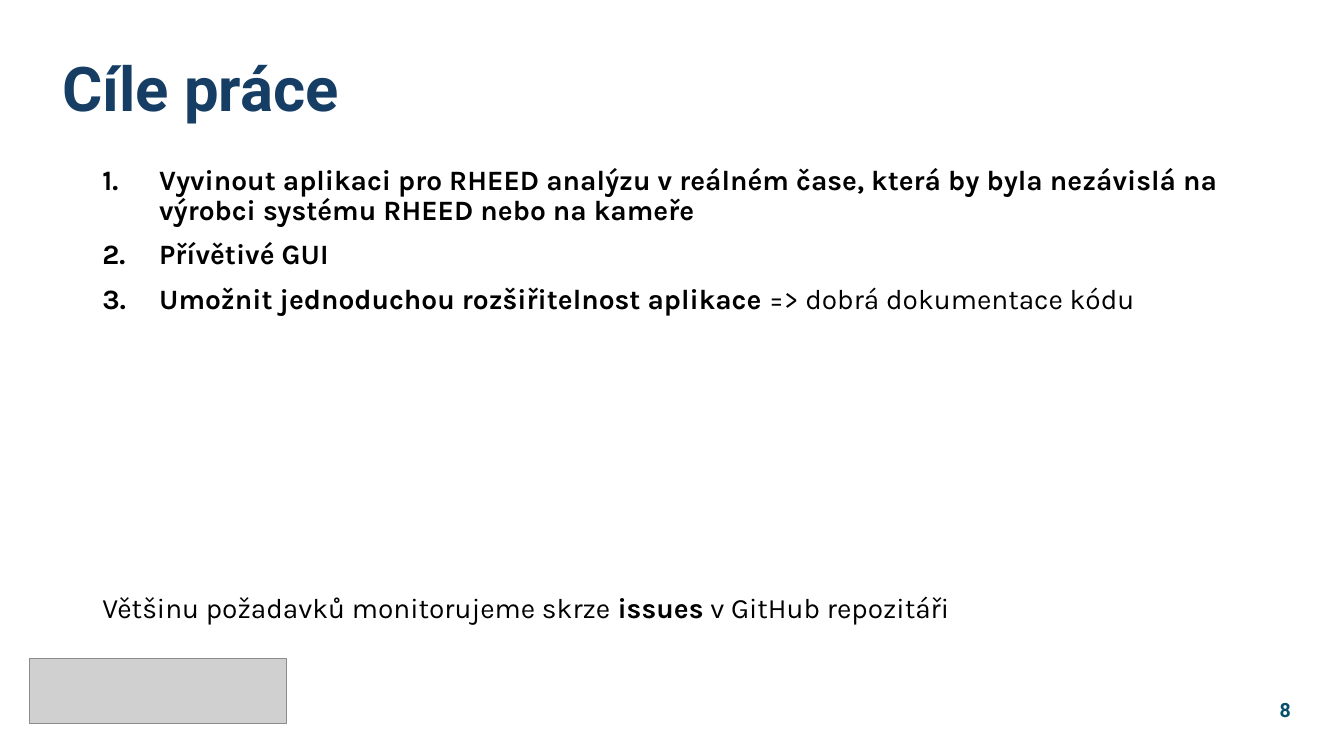
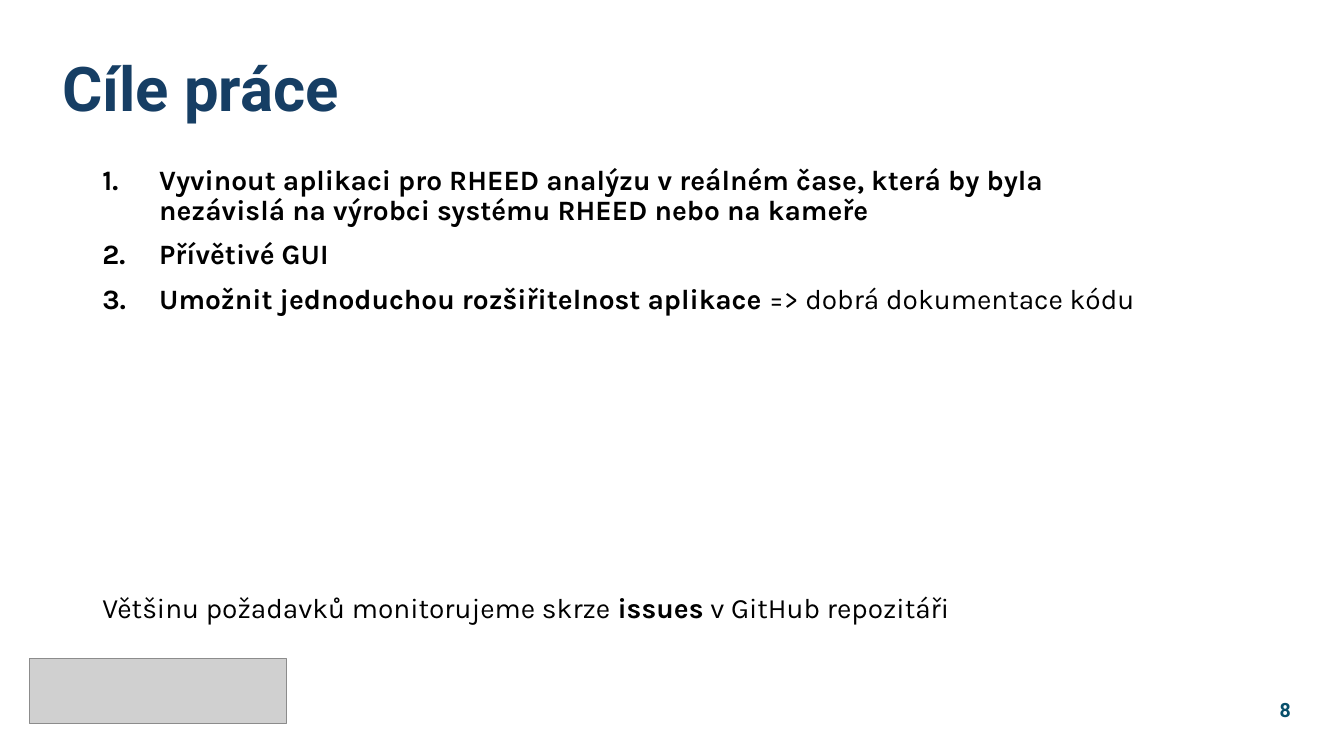
Before and after one commit to gyarab/2024-RP-3E-RHEED, a slide deck: slide 8 of docs/presentation_9-4/rocnikovy_projekt_RHEED_prezentace.pptx. Drawn at 1344x756 pixels with LibreOffice and Linux fonts; fonts in the diff are those of the drawing; grey boxes stand for pictures. Boxes give left, top, right and bottom in pixels: in the first picture for what was removed or moved away, otherwise in the second. Text is boxed around its words. In the diff, an @@ line names an element or a change of style, - is before the commit and + after.

```diff
--- a/docs/presentation_9-4/rocnikovy_projekt_RHEED_prezentace.pptx
+++ b/docs/presentation_9-4/rocnikovy_projekt_RHEED_prezentace.pptx
@@ text "Vyvinout aplikaci pro RHEED analýzu ..." rewrapped from (102, 168, 1217, 625) to (102, 168, 1135, 625) @@
```
Also in this commit, not shown: 3 other files.
